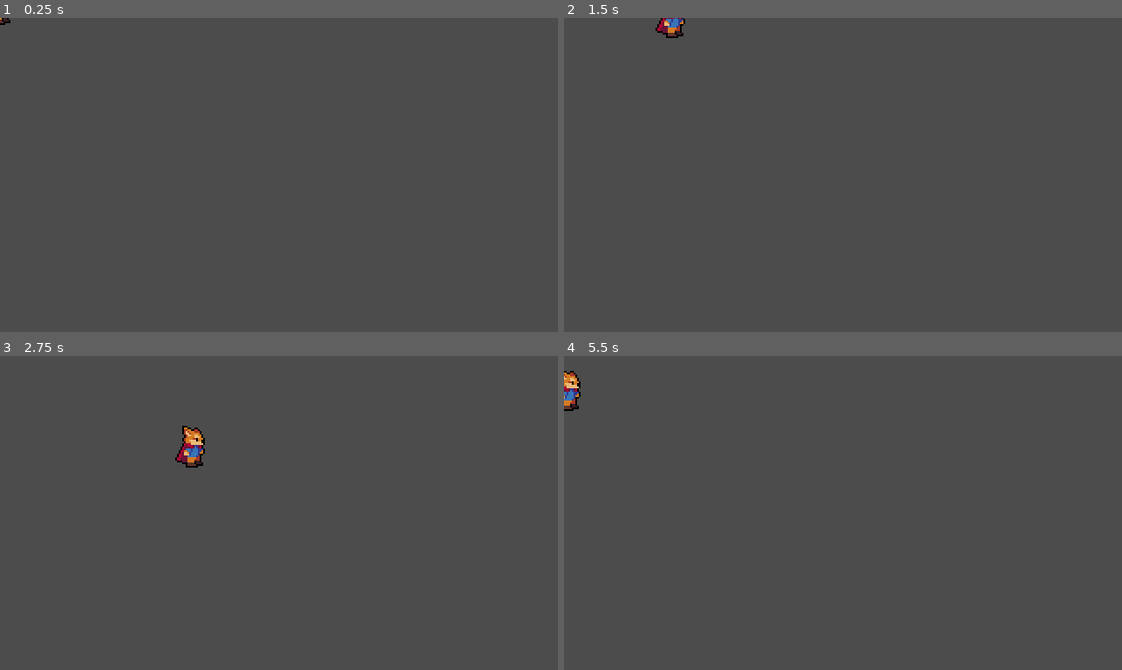
Above: before the commit, frames 1-4 (two rows, left to right).
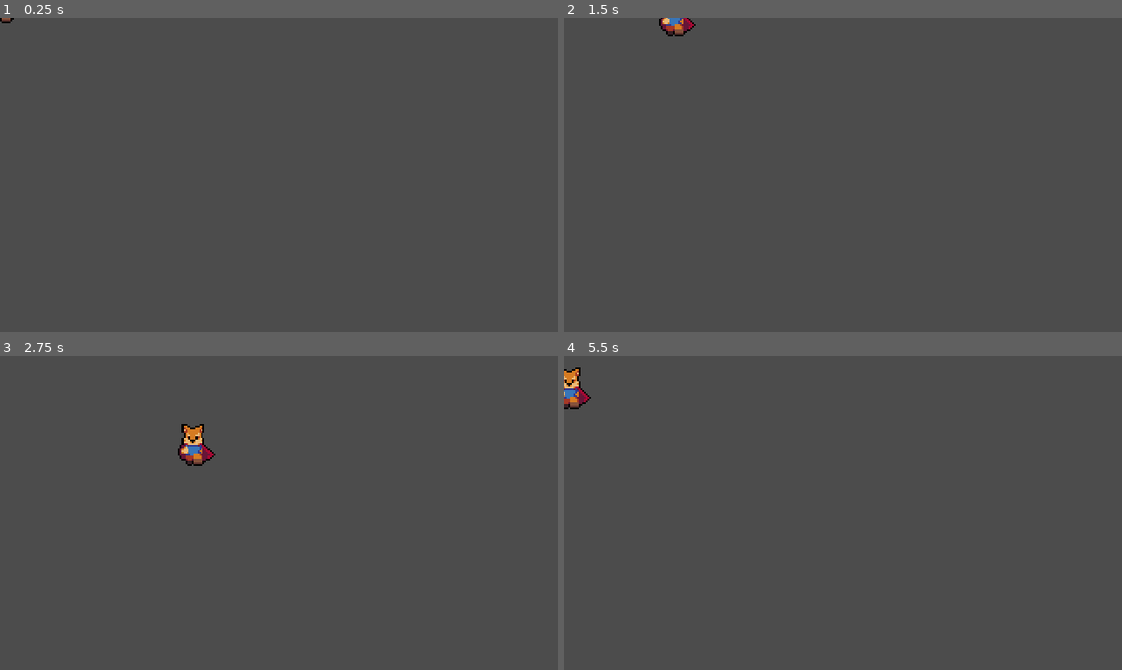
Above: after the commit, the same moments.

Repository: Chantenay/Godot-Action-RPG
Game: Godot game, scene res://Player/Player.tscn
The game is run twice, just before and just after one commit, with the same random seed, the same clock (stepped at 60 frames per second) and the same inputs. This scene is started directly instead of the project's main scene.
Inputs:
- Up to frame 1 (0.25 s): no input
- Up to frame 2 (1.5 s): tap Enter at 0.5 s; hold Right (ui_right) 0.53-1.28 s; hold Down (ui_down) from 1.28 s (still down)
- Up to frame 3 (2.75 s): release Down (ui_down) at 2.03 s; hold Right (ui_right) from 2.03 s (still down)
- Up to frame 4 (5.5 s): release Right (ui_right) at 2.78 s; hold Up (ui_up) 2.78-3.53 s; hold Left (ui_left) 3.53-5.03 s; hold Down (ui_down) from 5.03 s (still down)

The runs differ from the first frame. In frame 1, less than 0.1% of the frame differs, in the area x 0-3%, y 0-3%; in frame 2, 0.3%; in frame 3, 0.5%, in the area x 31-39%, y 21-36%; in frame 4, 0.3%.

Commit message:
p5 - basic player animation

Diff:
--- a/Player/Player.tscn
+++ b/Player/Player.tscn
@@ -7,6 +7,142 @@
 radius = 5.0
 height = 5.58238
 
+[sub_resource type="Animation" id=9]
+resource_name = "IdleDown"
+length = 0.1
+loop = true
+tracks/0/type = "value"
+tracks/0/path = NodePath("Sprite:frame")
+tracks/0/interp = 1
+tracks/0/loop_wrap = true
+tracks/0/imported = false
+tracks/0/enabled = true
+tracks/0/keys = {
+"times": PoolRealArray( 0 ),
+"transitions": PoolRealArray( 1 ),
+"update": 1,
+"values": [ 18 ]
+}
+
+[sub_resource type="Animation" id=6]
+resource_name = "IdleLeft"
+length = 0.1
+loop = true
+tracks/0/type = "value"
+tracks/0/path = NodePath("Sprite:frame")
+tracks/0/interp = 1
+tracks/0/loop_wrap = true
+tracks/0/imported = false
+tracks/0/enabled = true
+tracks/0/keys = {
+"times": PoolRealArray( 0 ),
+"transitions": PoolRealArray( 1 ),
+"update": 1,
+"values": [ 12 ]
+}
+
+[sub_resource type="Animation" id=7]
+resource_name = "IdleRight"
+length = 0.1
+loop = true
+tracks/0/type = "value"
+tracks/0/path = NodePath("Sprite:frame")
+tracks/0/interp = 1
+tracks/0/loop_wrap = true
+tracks/0/imported = false
+tracks/0/enabled = true
+tracks/0/keys = {
+"times": PoolRealArray( 0 ),
+"transitions": PoolRealArray( 1 ),
+"update": 1,
+"values": [ 0 ]
+}
+
+[sub_resource type="Animation" id=8]
+resource_name = "IdleUp"
+length = 0.1
+loop = true
+tracks/0/type = "value"
+tracks/0/path = NodePath("Sprite:frame")
+tracks/0/interp = 1
+tracks/0/loop_wrap = true
+tracks/0/imported = false
+tracks/0/enabled = true
+tracks/0/keys = {
+"times": PoolRealArray( 0 ),
+"transitions": PoolRealArray( 1 ),
+"update": 1,
+"values": [ 9 ]
+}
+
+[sub_resource type="Animation" id=3]
+resource_name = "RunDown"
+length = 0.6
+loop = true
+tracks/0/type = "value"
+tracks/0/path = NodePath("Sprite:frame")
+tracks/0/interp = 1
+tracks/0/loop_wrap = true
+tracks/0/imported = false
+tracks/0/enabled = true
+tracks/0/keys = {
+"times": PoolRealArray( 0, 0.1, 0.2, 0.3, 0.4, 0.5 ),
+"transitions": PoolRealArray( 1, 1, 1, 1, 1, 1 ),
+"update": 1,
+"values": [ 19, 19, 20, 21, 22, 18 ]
+}
+
+[sub_resource type="Animation" id=4]
+resource_name = "RunLeft"
+length = 0.6
+loop = true
+tracks/0/type = "value"
+tracks/0/path = NodePath("Sprite:frame")
+tracks/0/interp = 1
+tracks/0/loop_wrap = true
+tracks/0/imported = false
+tracks/0/enabled = true
+tracks/0/keys = {
+"times": PoolRealArray( 0, 0.1, 0.2, 0.3, 0.4, 0.5 ),
+"transitions": PoolRealArray( 1, 1, 1, 1, 1, 1 ),
+"update": 1,
+"values": [ 13, 14, 15, 16, 17, 12 ]
+}
+
+[sub_resource type="Animation" id=2]
+resource_name = "RunRight"
+length = 0.6
+loop = true
+tracks/0/type = "value"
+tracks/0/path = NodePath("Sprite:frame")
+tracks/0/interp = 1
+tracks/0/loop_wrap = true
+tracks/0/imported = false
+tracks/0/enabled = true
+tracks/0/keys = {
+"times": PoolRealArray( 0, 0.1, 0.2, 0.3, 0.4, 0.5 ),
+"transitions": PoolRealArray( 1, 1, 1, 1, 1, 1 ),
+"update": 1,
+"values": [ 1, 2, 3, 4, 5, 1 ]
+}
+
+[sub_resource type="Animation" id=5]
+resource_name = "RunUp"
+length = 0.6
+loop = true
+tracks/0/type = "value"
+tracks/0/path = NodePath("Sprite:frame")
+tracks/0/interp = 1
+tracks/0/loop_wrap = true
+tracks/0/imported = false
+tracks/0/enabled = true
+tracks/0/keys = {
+"times": PoolRealArray( 0, 0.1, 0.2, 0.3, 0.4, 0.5 ),
+"transitions": PoolRealArray( 1, 1, 1, 1, 1, 1 ),
+"update": 1,
+"values": [ 7, 7, 8, 9, 10, 6 ]
+}
+
 [node name="Player" type="KinematicBody2D"]
 script = ExtResource( 2 )
 
@@ -14,8 +150,19 @@
 position = Vector2( 1, -9 )
 texture = ExtResource( 1 )
 hframes = 60
+frame = 19
 
 [node name="CollisionShape2D" type="CollisionShape2D" parent="."]
 position = Vector2( 0, -1 )
 rotation = -1.5708
 shape = SubResource( 1 )
+
+[node name="AnimationPlayer" type="AnimationPlayer" parent="."]
+anims/IdleDown = SubResource( 9 )
+anims/IdleLeft = SubResource( 6 )
+anims/IdleRight = SubResource( 7 )
+anims/IdleUp = SubResource( 8 )
+anims/RunDown = SubResource( 3 )
+anims/RunLeft = SubResource( 4 )
+anims/RunRight = SubResource( 2 )
+anims/RunUp = SubResource( 5 )
Not shown: 1 places in Player/Player.tscn that only renumber resources
